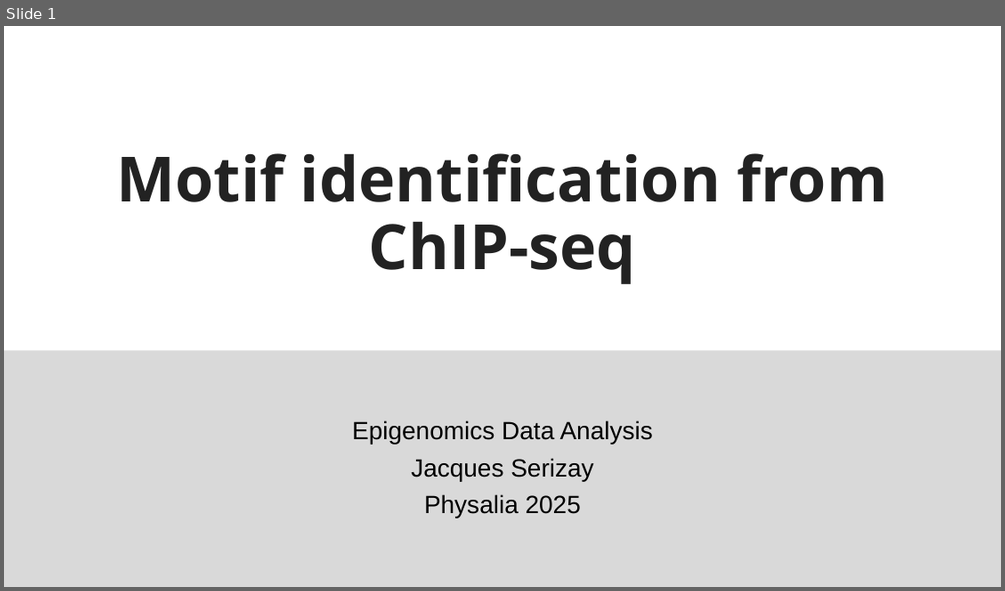
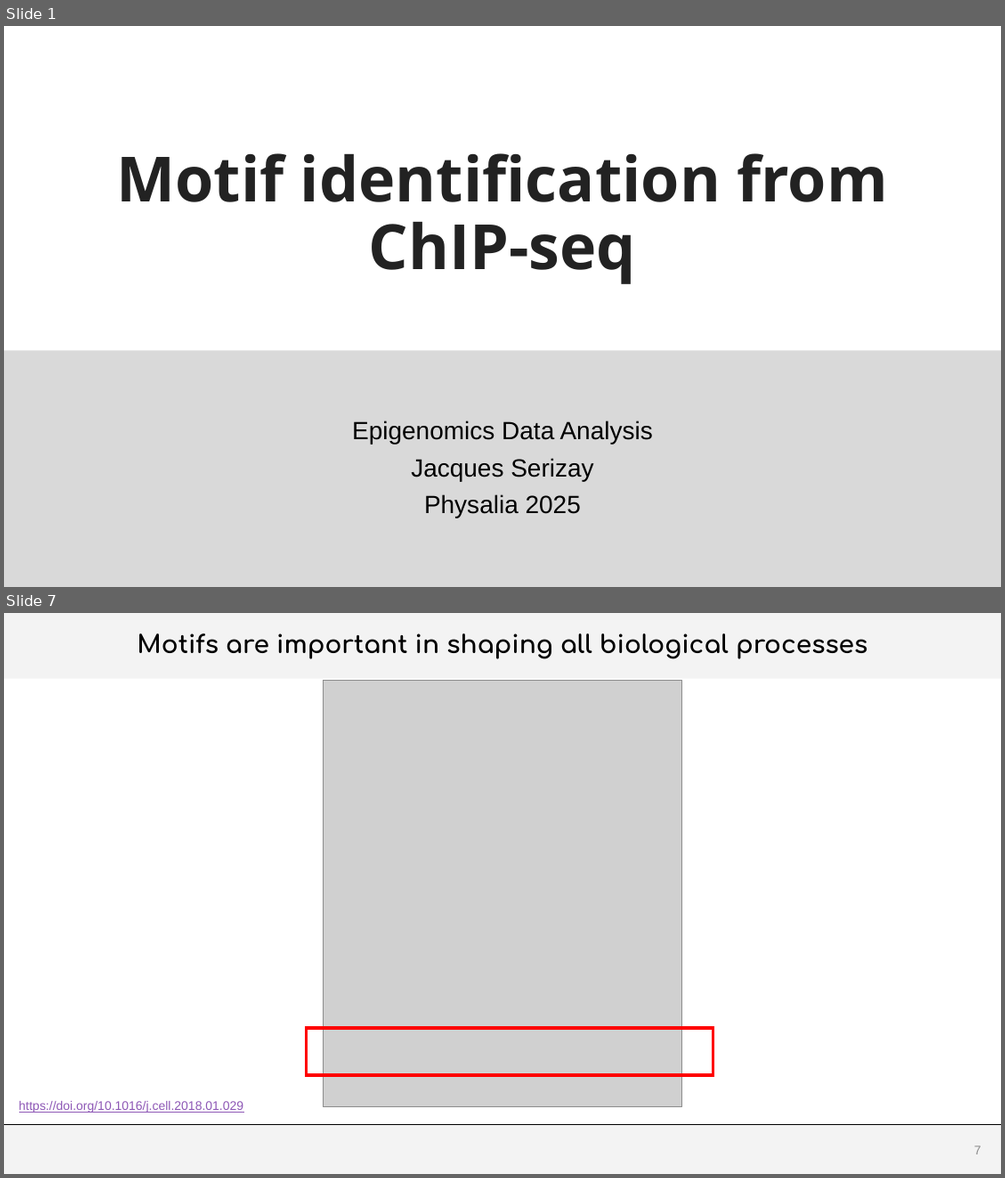
Before and after one commit to js2264/NGS-Physalia, a slide deck: inst/docs/Lecture6.pptx. Shown one above the other, each under a label of ours: slide 1 before the commit, slides 1 and 7 after it; the slides between them are not shown. The pictures are 1005x591 and 1005x1178 pixels, drawn with LibreOffice and Linux fonts; fonts in the diff are those of the drawing; grey boxes stand for pictures; background and template pictures are left out. Boxes give left, top, right and bottom in pixels: in the first picture for what was removed or moved away, otherwise in the second. Text is boxed around its words. In the diff, an @@ line names an element or a change of style, - is before the commit and + after.

```diff
--- a/inst/docs/Lecture6.pptx
+++ b/inst/docs/Lecture6.pptx
@@ slide 7 added at (x1=4, y1=613, x2=1001, y2=1174), background #FFFFFF @@
@@ title added at (x1=4, y1=613, x2=1001, y2=679), fill #D9D9D9 at 30% opacity, 24 pt, text #000000, bold @@
+Motifs are important in shaping all biological processes
@@ picture added at (x1=324, y1=680, x2=682, y2=1107) @@
@@ rectangle added at (x1=185, y1=739, x2=226, y2=771), fill #FFFFFF, outline #FFFFFF 1 pt @@
@@ rectangle added at (x1=306, y1=1028, x2=713, y2=1075), outline #FF0000 3 pt @@
@@ text added at (x1=19, y1=1101, x2=243, y2=1112), 12 pt, text #8E58B6, underline @@
+https://doi.org/10.1016/j.cell.2018.01.029
@@ rectangle added at (x1=4, y1=1124, x2=1001, y2=1174), fill #D9D9D9 at 30% opacity @@
@@ line added from (4, 1124) to (1001, 1124), #000000 0.5 pt @@
@@ page number added at (x1=974, y1=1145, x2=981, y2=1154), 12 pt, text #8C8C8C @@
+7
```
Also in this commit, not shown: 1 slide changed, 13 other slides added, 8 other files.
